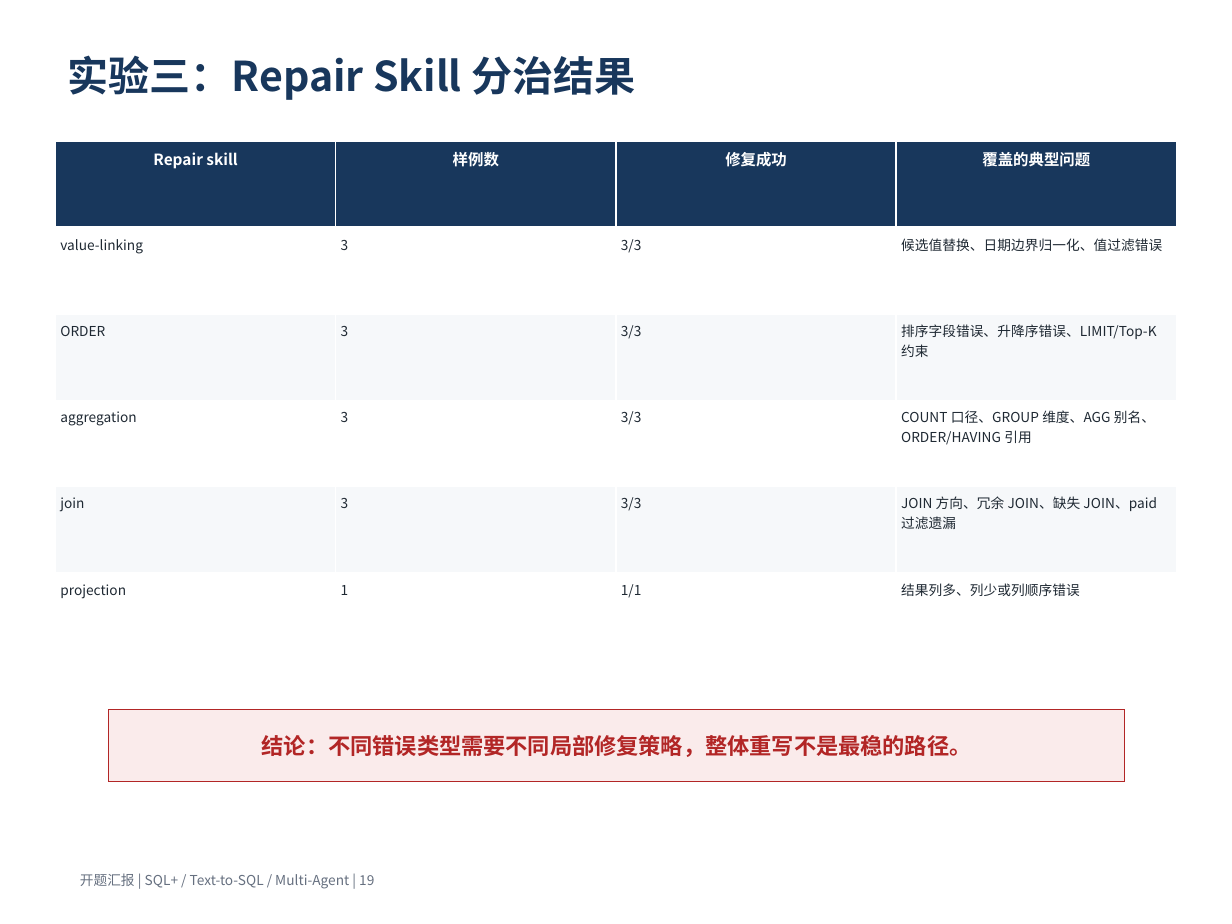
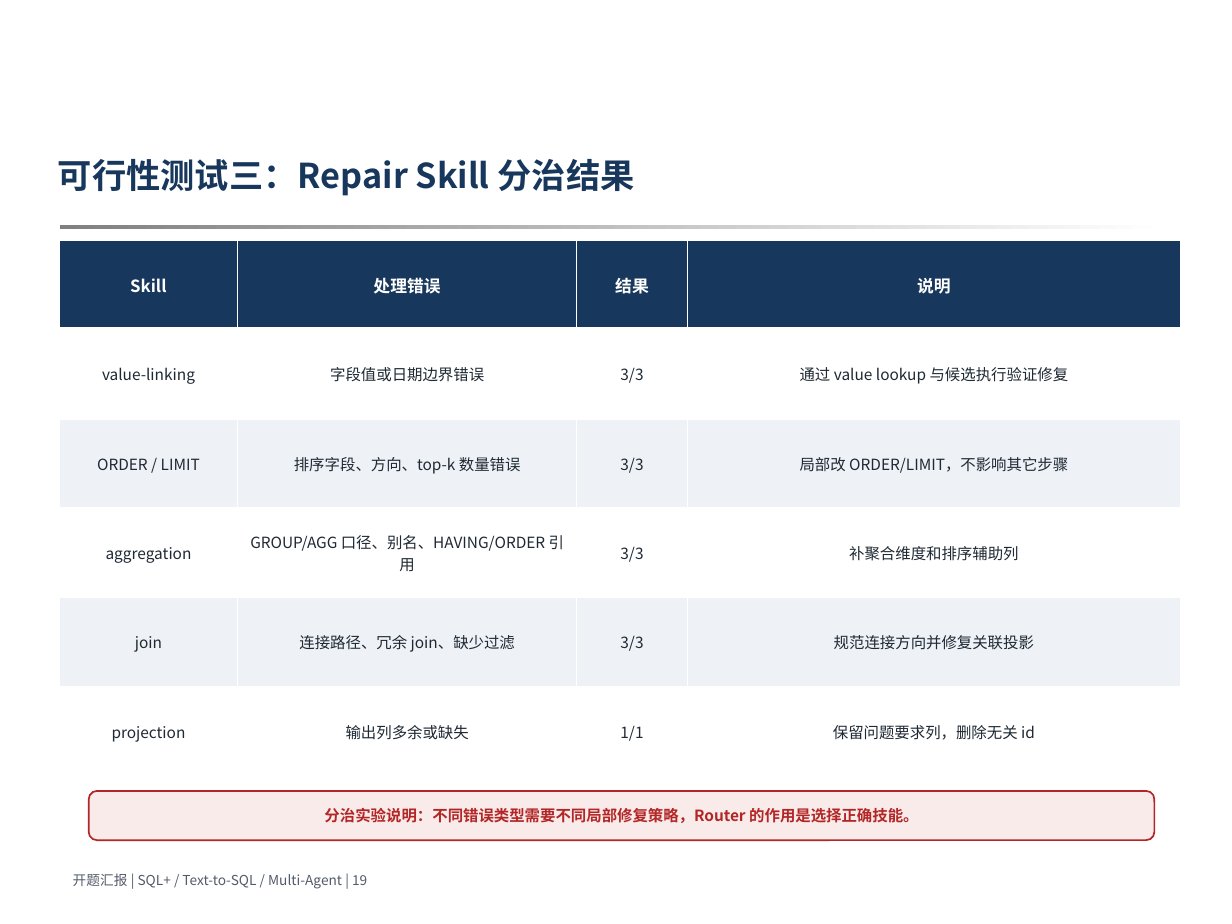
Before and after one commit to 3444374/nl2sql, a slide deck: slide 19 of docs/opening/opening_ppt_template_version_v4.pptx. Drawn at 1232x924 pixels with LibreOffice and Linux fonts; fonts in the diff are those of the drawing; background and template pictures are left out. Boxes give left, top, right and bottom in pixels: in the first picture for what was removed or moved away, otherwise in the second. Text is boxed around its words. In the diff, an @@ line names an element or a change of style, - is before the commit and + after.

```diff
--- a/docs/opening/opening_ppt_template_version_v4.pptx
+++ b/docs/opening/opening_ppt_template_version_v4.pptx
@@ text at [58,159,635,196]: text changed; size 24 to 20 pt @@
-实验三：Repair Skill 分治结果
+可行性测试三：Repair Skill 分治结果
@@ table at [59,240,1180,776] @@
-row 1: Repair skill | 样例数 | 修复成功 | 覆盖的典型问题
+row 1: Skill | 处理错误 | 结果 | 说明
-row 2, column 2: 3
+row 2, column 2: 字段值或日期边界错误
-row 2, column 4: 候选值替换、日期边界归一化、值过滤错误
+row 2, column 4: 通过 value lookup 与候选执行验证修复
-row 3: ORDER | 3 | 3/3 | 排序字段错误、升降序错误、LIMIT/Top-K 约束
+row 3: ORDER / LIMIT | 排序字段、方向、top-k 数量错误 | 3/3 | 局部改 ORDER/LIMIT，不影响其它步骤
-row 4, column 2: 3
+row 4, column 2: GROUP/AGG 口径、别名、HAVING/ORDER 引用
-row 4, column 4: COUNT 口径、GROUP 维度、AGG 别名、ORDER/HAVING 引用
+row 4, column 4: 补聚合维度和排序辅助列
-row 5, column 2: 3
+row 5, column 2: 连接路径、冗余 join、缺少过滤
-row 5, column 4: JOIN 方向、冗余 JOIN、缺失 JOIN、paid 过滤遗漏
+row 5, column 4: 规范连接方向并修复关联投影
-row 6, column 2: 1
+row 6, column 2: 输出列多余或缺失
-row 6, column 4: 结果列多、列少或列顺序错误
+row 6, column 4: 保留问题要求列，删除无关 id
@@ fill #F6F8FA to #EEF2F6 in 8 cells @@
@@ size 8 to 9 pt in "value-linking", "3/3", "3/3", "aggregation" and 5 more places @@
@@ alignment left to centre @@
@@ table: place and size @@
-table at [55,142,1174,659]
+table at [59,240,1180,776]
@@ rectangle removed at [108,710,1125,781] @@
-结论：不同错误类型需要不同局部修复策略，整体重写不是最稳的路径。
@@ rounded rectangle added at [89,791,1154,840], fill #FAEBEB, outline #B22626 1 pt, 9 pt, text #B22626, bold @@
+分治实验说明：不同错误类型需要不同局部修复策略，Router 的作用是选择正确技能。
@@ text "开题汇报 | SQL+ / Text-to-SQL ..." at [73,873,367,889]: text colour #667080 to #525C69 @@
```
Also in this commit, not shown: 20 other slides changed, 4 slides added, 4 slides removed, 36 other files.
